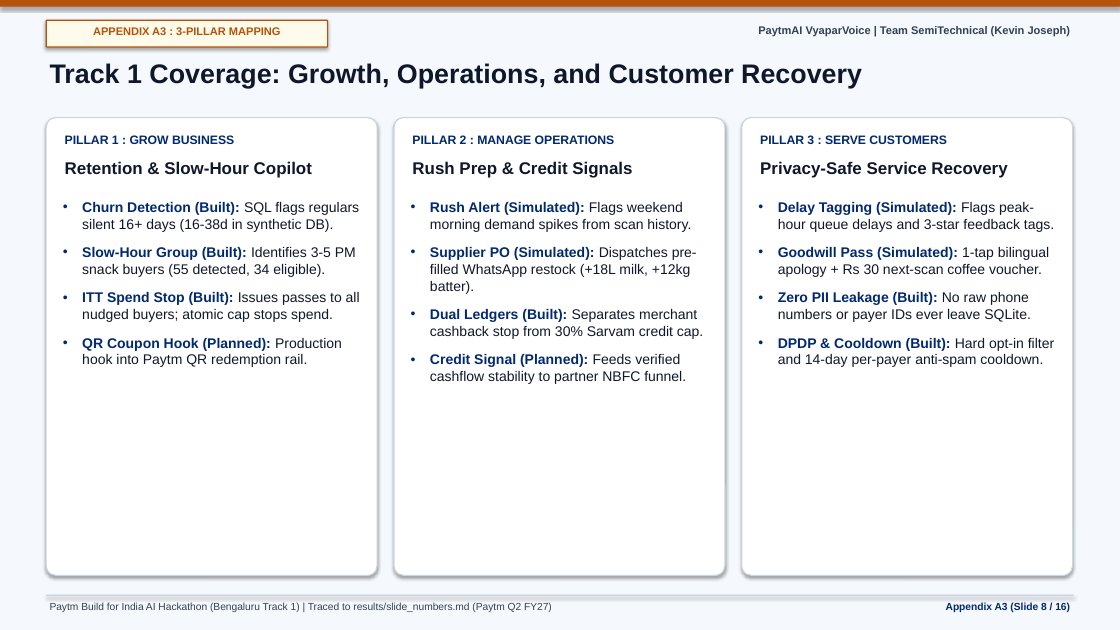
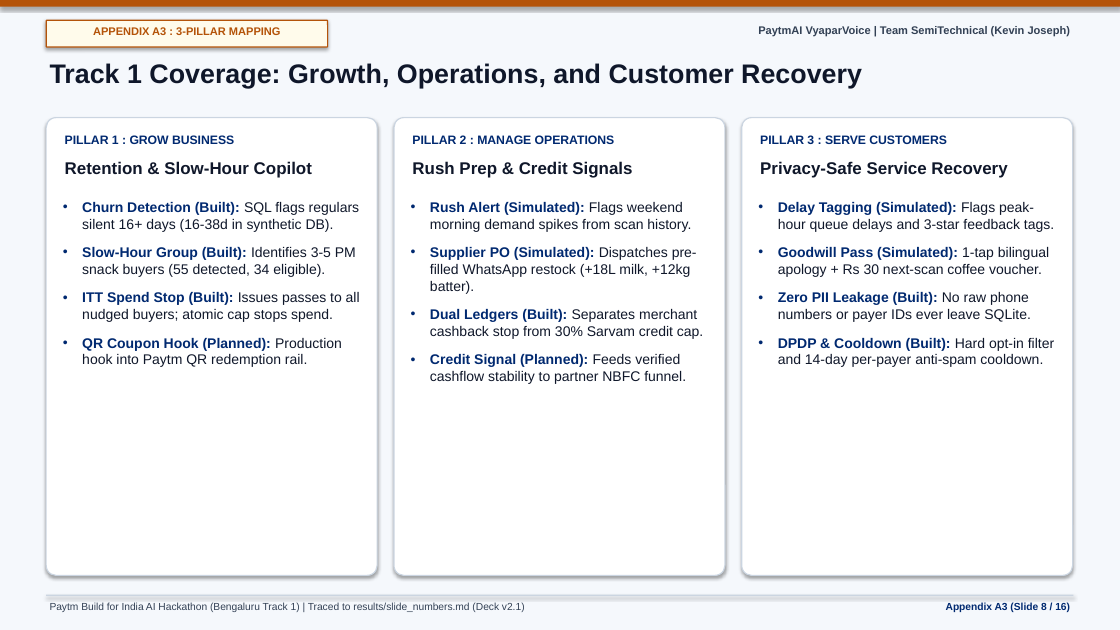
Before and after one commit to somebeing2/paytmai-vyaparvoice, a slide deck: slide 8 of deck/v2/PaytmAI_VyaparVoice_v2.pptx. Drawn at 1120x630 pixels with LibreOffice and Linux fonts; fonts in the diff are those of the drawing. Boxes give left, top, right and bottom in pixels: in the first picture for what was removed or moved away, otherwise in the second. Text is boxed around its words. In the diff, an @@ line names an element or a change of style, - is before the commit and + after.

```diff
--- a/deck/v2/PaytmAI_VyaparVoice_v2.pptx
+++ b/deck/v2/PaytmAI_VyaparVoice_v2.pptx
@@ text at [50,603,525,612]: text changed @@
-Paytm Build for India AI Hackathon (Bengaluru Track 1) | Traced to results/slide_numbers.md (Paytm Q2 FY27)
+Paytm Build for India AI Hackathon (Bengaluru Track 1) | Traced to results/slide_numbers.md (Deck v2.1)
```
Also in this commit, not shown: 15 other slides changed, 9 other files.
